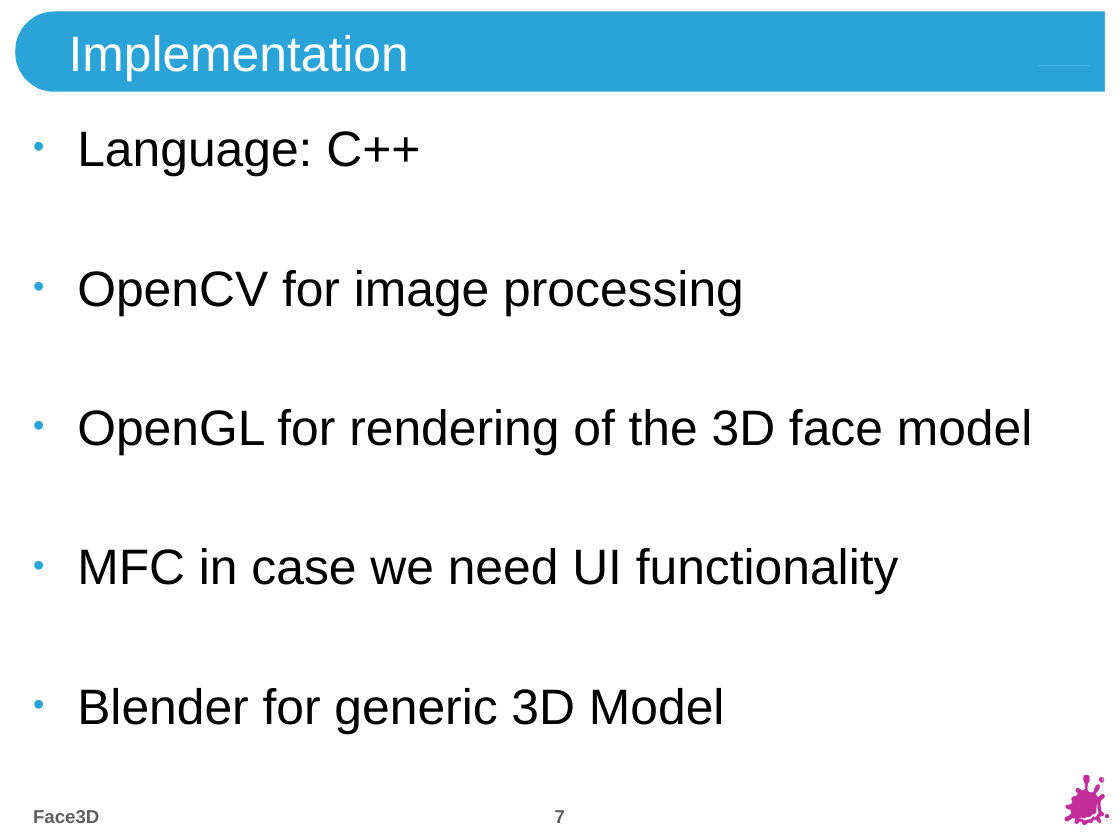
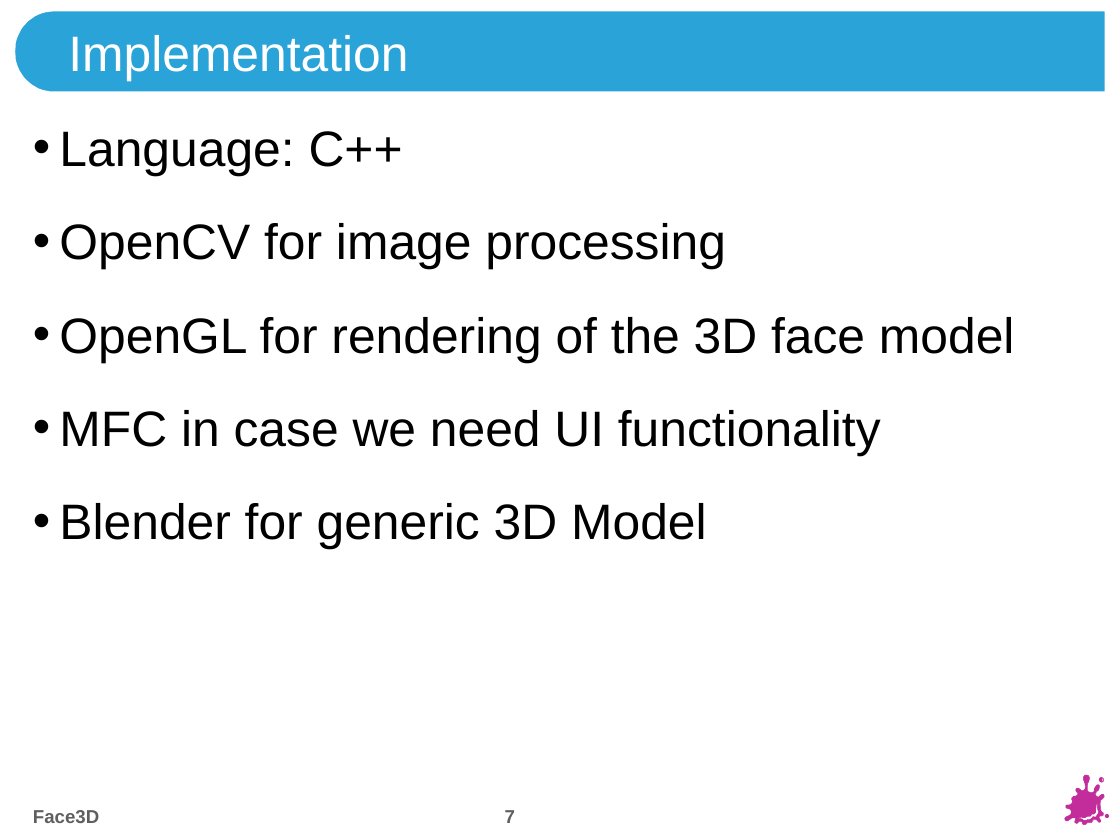
Before and after one commit to tpinetz/Visualisierung, a slide deck: slide 7 of Allgemeines/FaceReconstruction.pptx. Drawn at 1120x840 pixels with LibreOffice and Linux fonts; fonts in the diff are those of the drawing; background and template pictures are left out. Boxes give left, top, right and bottom in pixels: in the first picture for what was removed or moved away, otherwise in the second. Text is boxed around its words. In the diff, an @@ line names an element or a change of style, - is before the commit and + after.

```diff
--- a/Allgemeines/FaceReconstruction.pptx
+++ b/Allgemeines/FaceReconstruction.pptx
@@ outline redrawn in 4 elements at [1065, 775, 1104, 824], [1079, 803, 1099, 820], [15, 10, 1107, 92], [1037, 65, 1090, 65] @@
@@ text "Language: C++" at [59, 131, 1015, 550]: indent changed; less space between paragraphs @@
@@ page number at [505, 810, 515, 823]: alignment centre to left @@
@@ freeform shape at [1085, 785, 1104, 825]: outline #C32D9B 0.25 pt to #C32D9B 0.26 pt; outline redrawn @@
```
Also in this commit, not shown: 7 other slides changed, 3 other files.
